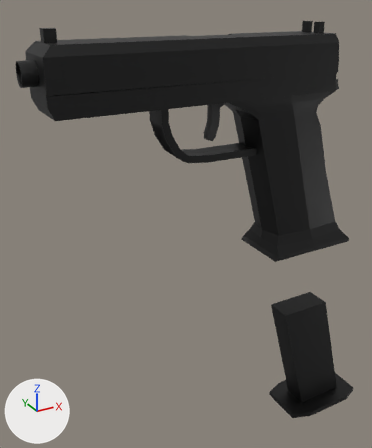
Two versions of the FBX model Assets/Blender/Pistol/Pistol.fbx, one commit apart.
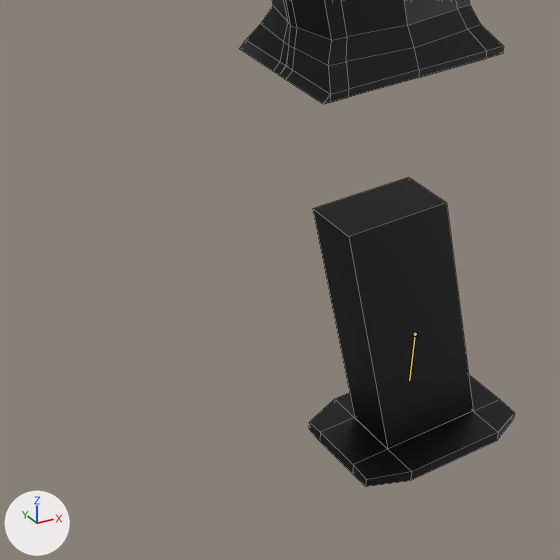
Each version appears first whole from a 50 mm camera at (-0.385, -0.487, 0.318) aimed at (-0.091, 0.047, 0.05), and next in a close-up on the part from 38% to 100% of the width and 49% to 100% of the height. The axes (+X, +Y, +Z) are drawn at lower left. The lights are the same throughout. Both versions are drawn at frame 78 of the action 'Armature|ArmatureAction'; the numbers are the values there. The bones that change are drawn over the model as lines in the close-ups. The close-ups show mesh edges as thin lines.

In view in the first close-up: 'Clip', 'Grip'.
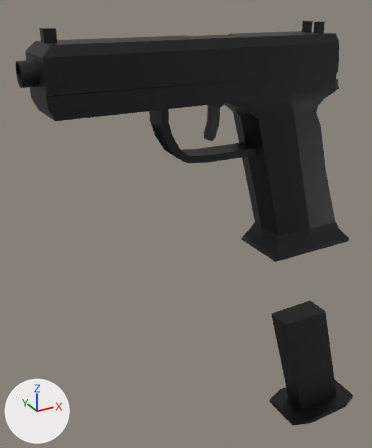
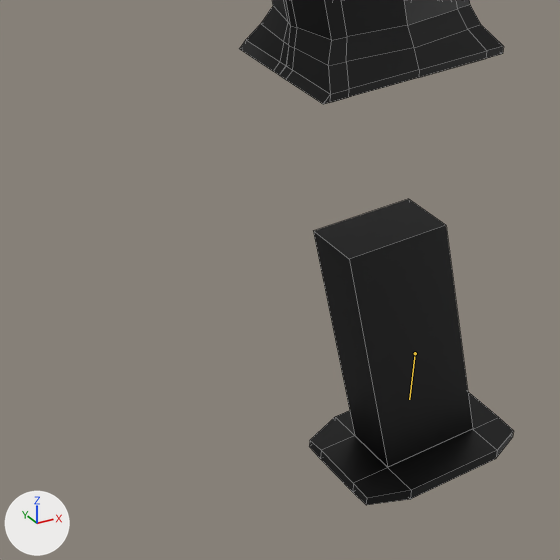
Where the change shows, as pixel boxes (x1, y1, x2, y2) in the close-ups (560 x 560 px):
'Clip', posed: before (309, 177, 514, 487); after (309, 199, 513, 505)
bone 'Clip', root to tip: before (415, 334) to (409, 380); after (415, 353) to (409, 399)

What the commit changed:
Bone 'Clip' (bone_clip) moves from (-0.9, 3.77, 0.0) to (-0.93, 3.99, 0.0).
